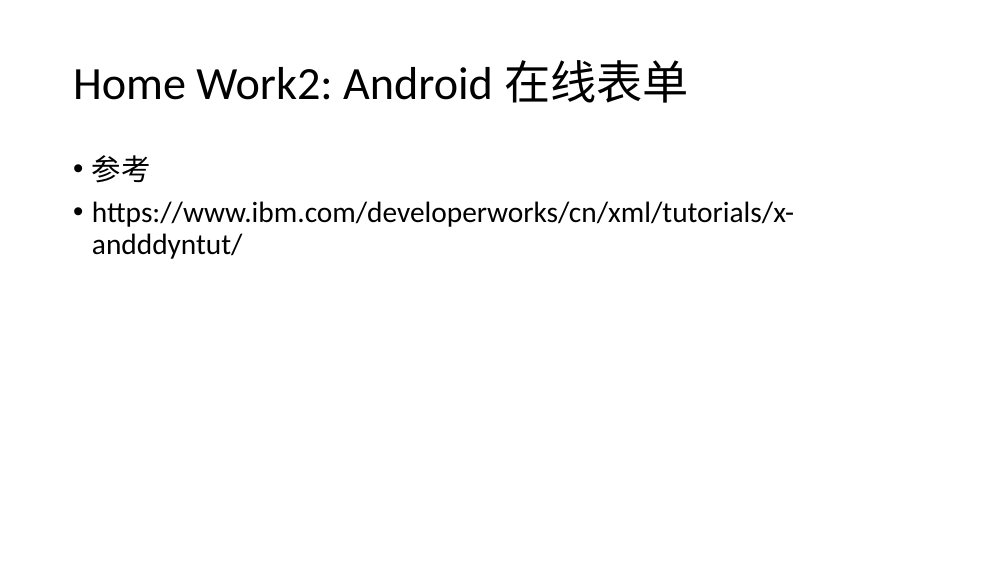
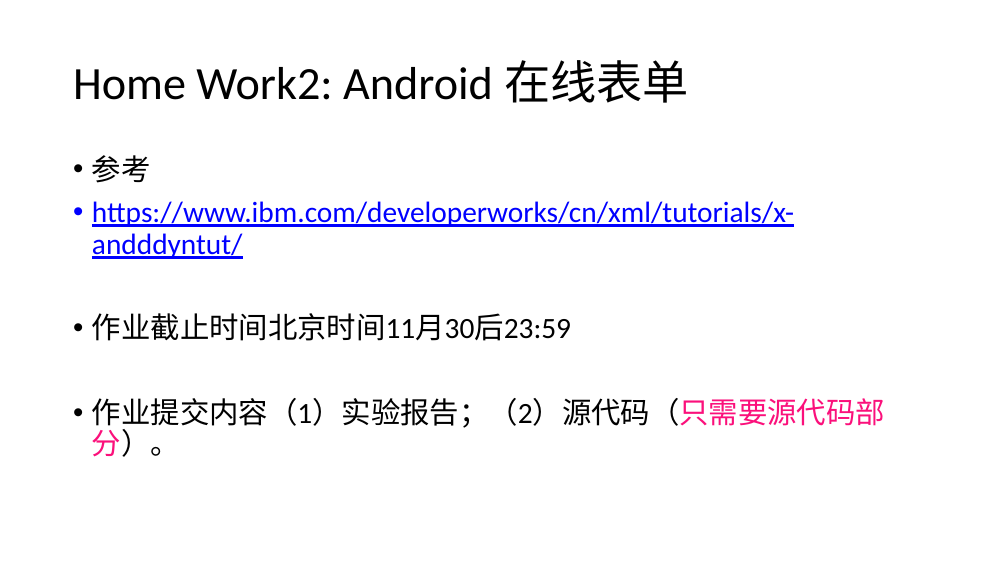
Before and after one commit to djuanbei/18Android1, a slide deck: slide 25 of ppt/ch4.pptx. Drawn at 1008x567 pixels with LibreOffice and Linux fonts; fonts in the diff are those of the drawing. Boxes give left, top, right and bottom in pixels: in the first picture for what was removed or moved away, otherwise in the second. Text is boxed around its words. In the diff, an @@ line names an element or a change of style, - is before the commit and + after.

```diff
--- a/ppt/ch4.pptx
+++ b/ppt/ch4.pptx
@@ text at <box>92,201,794,259</box>: text colour #000000 to #0000FF, underline on in "https://www.ibm.com/developerworks/cn/xml/tutorials/x-andddy ..." @@
@@ text at <box>92,313,885,457</box>: paragraphs added @@
+• 作业截止时间北京时间11月30后23:59
+• 作业提交内容（1）实验报告；（2）源代码（只需要源代码部分）。
```
Also in this commit, not shown: 9 other slides changed, 2 slides added.
